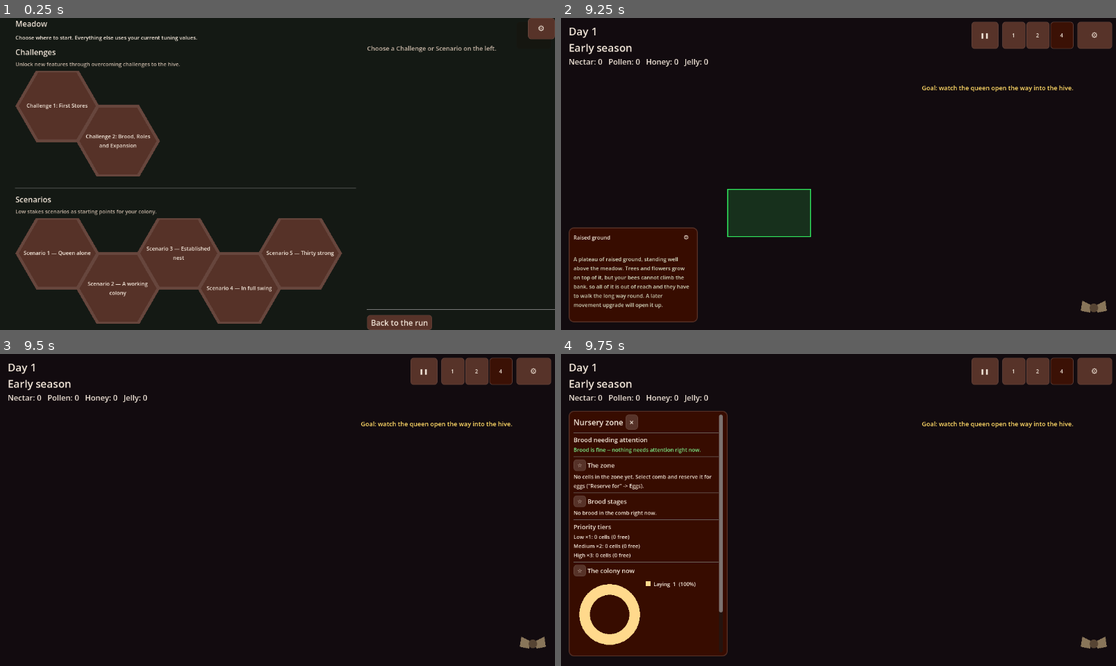
Above: before the commit, frames 1-4 (two rows, left to right).
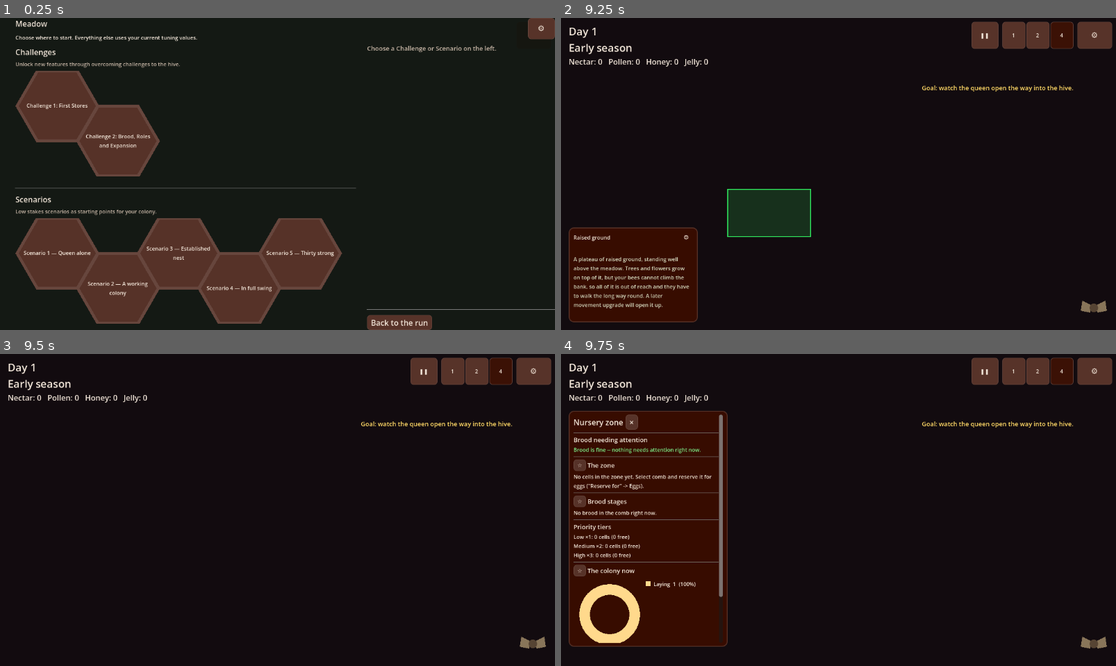
Above: after the commit, the same moments.

Repository: wonderburg7/meadow
Game: Godot game, scene res://scenes/Main.tscn
Two runs of this game, one before a commit and one after it. Both use one fixed random seed, a clock stepped at 60 frames per second and the inputs below.
Inputs (mouse positions are in pixels of both pictures, inside the frame that each line leads up to):
- Up to frame 1 (0.25 s): no input
- Up to frame 2 (9.25 s): click (616, 105) at 0.52 s; click "Start" at 1.25 s; click "⚙" at 2 s; click "Restart Run" at 2.75 s; click "❚❚" at 3.5 s; click "1" at 4.25 s; click "2" at 5 s; click "4" at 5.75 s; click (1093, 308) at 6.5 s; click "Dismiss" at 7.25 s; tap Enter at 8 s; move the mouse to (960, 158) at 8.02 s; hold Right 8.03-8.75 s; tap Tab at 8.1 s; click (960, 158) at 8.17 s; tap Space at 8.27, 8.57 s; drag from (727, 189) to (810, 236) at 8.77 s
- Up to frame 3 (9.5 s): no input
- Up to frame 4 (9.75 s): move the mouse to (894, 441) at 9.52 s; hold Right from 9.53 s (still down); tap N at 9.6 s

Frames 1-3 are identical in both runs. In frame 4, 1.0% of the frame differs, in the area x 1-31%, y 77-97%.

Commit message:
LAY-1: one owner for every persistent HUD rectangle
ui_layout.gd now returns each persistent panel's outer Rect2 (command
tray, summary panel, Gallerin, left-side windows) instead of separate
width/edge/height helpers, and a new ui_panel_layout.gd::apply() is the
one place that sizes a panel from its rect -- positioning/widthing it
directly, and for a scroll-backed panel, capping its scroll child's
custom_minimum_size at the chrome-trimmed budget or the content's own
minimum, whichever is smaller. hud.gd's selection-tray/command-tray
resize functions and colony/foraging/nursery panel's
_apply_left_window_rect all go through it now.

tests/source_checks.py gained check_panel_custom_min_size, which fails
on a computed custom_minimum_size assignment on a persistent panel or
its scroll container outside ui_panel_layout.gd -- the Cause 1 pattern
that let the summary panel push through the command tray's gap (C-18).

Completes plans/now/ui-layout-ownership.md, archived as
plans/archive/LAY-1_2026-09-08.md. Filed C-28 for Dave's hands-on pass,
including one deliberate behaviour change it should confirm: a
left-side window now also hugs its content instead of always filling
its available band, matching the command tray.

Co-Authored-By: Claude Sonnet 5 <noreply@anthropic.com>

Diff:
--- a/scripts/colony_panel.gd
+++ b/scripts/colony_panel.gd
@@ -18,6 +18,7 @@
 const UI = preload("res://scripts/ui.gd")
 const Roles = preload("res://scripts/roles.gd")
 const UiLayout = preload("res://scripts/ui_layout.gd")
+const UiPanelLayout = preload("res://scripts/ui_panel_layout.gd")
 const UiTheme = preload("res://scripts/ui_theme.gd")
 
 ## Emitted when a role tally is clicked. `focus` narrows foragers to one
@@ -388,11 +389,12 @@
 	]
 
 func _apply_left_window_rect() -> void:
-	var top := UiLayout.left_window_top(main.hud.corner_bottom())
-	panel.offset_top = top
-	scroll_container.custom_minimum_size.y = UiLayout.left_window_max_height(
-		get_viewport().get_visible_rect().size.y, top, main.hud.selection_panel_top()
+	var rect := UiLayout.left_window_rect(
+		get_viewport().get_visible_rect().size, panel.custom_minimum_size.x,
+		main.hud.corner_bottom(), main.hud.selection_panel_top()
 	)
+	panel.offset_top = rect.position.y
+	UiPanelLayout.apply(panel, scroll_container, rect)
 
 ## The bottom row (summary panel) changed height while this window may
 ## already be open -- reflow it rather than waiting for the next open().
--- a/scripts/foraging_panel.gd
+++ b/scripts/foraging_panel.gd
@@ -13,6 +13,7 @@
 
 const UI = preload("res://scripts/ui.gd")
 const UiLayout = preload("res://scripts/ui_layout.gd")
+const UiPanelLayout = preload("res://scripts/ui_panel_layout.gd")
 const UiTheme = preload("res://scripts/ui_theme.gd")
 
 var panel: PanelContainer
@@ -111,11 +112,12 @@
 	return body
 
 func _apply_left_window_rect() -> void:
-	var top := UiLayout.left_window_top(main.hud.corner_bottom())
-	panel.offset_top = top
-	scroll_container.custom_minimum_size.y = UiLayout.left_window_max_height(
-		get_viewport().get_visible_rect().size.y, top, main.hud.selection_panel_top()
+	var rect := UiLayout.left_window_rect(
+		get_viewport().get_visible_rect().size, panel.custom_minimum_size.x,
+		main.hud.corner_bottom(), main.hud.selection_panel_top()
 	)
+	panel.offset_top = rect.position.y
+	UiPanelLayout.apply(panel, scroll_container, rect)
 
 ## The bottom row (summary panel) changed height while this window may
 ## already be open -- reflow it rather than waiting for the next open().
--- a/scripts/hud.gd
+++ b/scripts/hud.gd
@@ -17,6 +17,7 @@
 const PerfBreakdown = preload("res://scripts/perf_breakdown.gd")
 const UiIcon = preload("res://scripts/ui_icon.gd")
 const UiLayout = preload("res://scripts/ui_layout.gd")
+const UiPanelLayout = preload("res://scripts/ui_panel_layout.gd")
 
 signal role_requested(role_name: String)
 signal view_toggle_requested()
@@ -2558,19 +2559,14 @@
 ## from content. See _build_selection_panel and the durable rule in
 ## UI_PLAN.md UI-B.
 func _apply_selection_tray_width() -> void:
-	var width: float = UiLayout.selection_tray_width(get_viewport().get_visible_rect().size.x)
-	selection_panel.custom_minimum_size.x = width
-	# custom_minimum_size is only a floor -- set the anchored panel's actual
-	# width too, so a wider-than-floor child (a soil button, an unwrapped
-	# word) cannot push it past the command tray's 16px gap (Dave, 8 Sep
-	# 2026, C-18).
-	selection_panel.size.x = width
+	var rect := UiLayout.summary_panel_rect(get_viewport().get_visible_rect().size)
+	UiPanelLayout.apply(selection_panel, null, rect)
 	if selection_column != null:
 		# Cap the column to the space inside the panel's own border and
 		# content margins, not the panel's outer width, so its content
 		# cannot raise the column's minimum width above what the panel has
 		# to give it.
-		selection_column.custom_minimum_size.x = maxf(0.0, width - UiLayout.panel_chrome_width())
+		selection_column.custom_minimum_size.x = maxf(0.0, rect.size.x - UiLayout.panel_chrome().x)
 
 ## The command tray is centred at half the viewport until its two side bands
 ## reach their minimum widths. The summary panel and Gallerin bubble derive
@@ -2585,9 +2581,8 @@
 	# Position first, then width: the tray is anchored bottom-left, so setting
 	# its explicit centred edge here also updates it on every viewport resize.
 	command_tray.offset_left = UiLayout.command_tray_left_edge(viewport_width)
-	# custom_minimum_size is only a floor.  Set this anchored control's actual
-	# width as well, then let its HFlow rows grow taller rather than wider.
-	command_tray.custom_minimum_size.x = tray_width
+	# Set this anchored control's actual width, then let its HFlow rows grow
+	# taller rather than wider.
 	command_tray.size.x = tray_width
 	command_columns.custom_minimum_size.x = 0.0
 	if cell_primary_columns != null:
@@ -2609,20 +2604,8 @@
 	_update_command_tray_width()
 	command_scroll.custom_minimum_size.y = 0.0
 	command_tray.reset_size()
-	var ceiling: float = UiLayout.command_tray_max_height(
-		get_viewport().get_visible_rect().size.y
-	)
-	# A PanelContainer cannot be made shorter than its content (set_size
-	# clamps up to the combined minimum), so the cap goes on the scroll
-	# region: it is the one child allowed to be smaller than what it holds.
-	# Measure command_content, not command_scroll: a ScrollContainer omits a
-	# child's minimum on the axis it scrolls, so get_combined_minimum_size()
-	# on command_scroll itself is ~0 however much the tray holds (Dave, 8 Sep
-	# 2026, C-18). ceiling is a budget for the panel's outer rectangle, so
-	# the panel's own chrome comes off before it caps content inside it.
-	var chrome: float = UiLayout.panel_chrome_height()
-	var content_height: float = command_content.get_combined_minimum_size().y
-	command_scroll.custom_minimum_size.y = minf(content_height, maxf(0.0, ceiling - chrome))
+	var rect := UiLayout.command_tray_rect(get_viewport().get_visible_rect().size)
+	UiPanelLayout.apply(command_tray, command_scroll, rect)
 	command_tray.reset_size()
 
 func set_winter_button_visible(value: bool) -> void:
--- a/scripts/nursery_panel.gd
+++ b/scripts/nursery_panel.gd
@@ -17,6 +17,7 @@
 const UI = preload("res://scripts/ui.gd")
 const Roles = preload("res://scripts/roles.gd")
 const UiLayout = preload("res://scripts/ui_layout.gd")
+const UiPanelLayout = preload("res://scripts/ui_panel_layout.gd")
 const UiTheme = preload("res://scripts/ui_theme.gd")
 
 signal closed()
@@ -278,11 +279,12 @@
 		open()
 
 func _apply_left_window_rect() -> void:
-	var top := UiLayout.left_window_top(main.hud.corner_bottom())
-	panel.offset_top = top
-	scroll_container.custom_minimum_size.y = UiLayout.left_window_max_height(
-		get_viewport().get_visible_rect().size.y, top, main.hud.selection_panel_top()
+	var rect := UiLayout.left_window_rect(
+		get_viewport().get_visible_rect().size, panel.custom_minimum_size.x,
+		main.hud.corner_bottom(), main.hud.selection_panel_top()
 	)
+	panel.offset_top = rect.position.y
+	UiPanelLayout.apply(panel, scroll_container, rect)
 
 ## The bottom row (summary panel) changed height while this window may
 ## already be open -- reflow it rather than waiting for the next open().
--- a/scripts/ui_layout.gd
+++ b/scripts/ui_layout.gd
@@ -12,15 +12,19 @@
 ## UI_PLAN.md section 14's acceptance criteria.
 const MIN_SUPPORTED_WIDTH := 800.0
 
-## Fixed left margin of the summary panel, and the shared clearance either
-## side of the command tray.
-const SELECTION_TRAY_LEFT_MARGIN := 16.0
-const SELECTION_TRAY_GAP := 16.0
+## One clearance value separates any two of the hierarchy's persistent
+## panels -- command tray, bottom-row side bands, left-side windows -- and
+## any one of them from a screen edge (plans/archive/LAY-1_2026-09-08.md,
+## "The hierarchy, decided"). The three names below keep every existing
+## call site working while leaving one number to change.
+const PANEL_GAP := 16.0
+const SELECTION_TRAY_LEFT_MARGIN := PANEL_GAP
+const SELECTION_TRAY_GAP := PANEL_GAP
 const SELECTION_TRAY_MIN_WIDTH := 160.0
 
 ## Shared bottom margin of the summary panel and the command tray, so the
 ## two sit level with each other.
-const BOTTOM_ROW_MARGIN := 16.0
+const BOTTOM_ROW_MARGIN := PANEL_GAP
 
 ## The command tray takes half the viewport until either side needs its
 ## minimum band. It never becomes narrower than a usable control row.
@@ -43,7 +47,7 @@
 	var floor_y: float = viewport_height
 	if bottom_row_top > 0.0:
 		floor_y = bottom_row_top
-	return maxf(120.0, floor_y - top - SELECTION_TRAY_GAP - panel_chrome_height())
+	return maxf(120.0, floor_y - top - SELECTION_TRAY_GAP - panel_chrome().y)
 
 ## The tallest the bottom-row command tray may be: everything between the
 ## top of the screen and its own bottom margin, less the shared clearance.
@@ -91,17 +95,53 @@
 static func gallerin_reserve_width(viewport_width: float) -> float:
 	return gallerin_bubble_width(viewport_width) + GallerinPanel.ICON_SIZE.x + GallerinPanel.BUBBLE_GAP + GallerinPanel.ICON_MARGIN
 
-## Vertical chrome UiTheme.panel_stylebox() adds around a panel's content:
-## top and bottom content margins plus the top and bottom border widths.
-## A budget for a panel's outer rectangle must subtract this before it is
-## applied to a control living inside that panel. LAY-1 will generalise
-## this and panel_chrome_width() into a single Vector2.
-static func panel_chrome_height() -> float:
+## Chrome UiTheme.panel_stylebox() adds around a panel's content -- content
+## margin plus border width, per axis. A budget for a panel's outer
+## rectangle must subtract this before it is applied to a control living
+## inside that panel; every such conversion goes through this rather than
+## writing the sum out again. See ui_panel_layout.gd::apply().
+static func panel_chrome() -> Vector2:
 	var box := UiTheme.panel_stylebox()
-	return box.content_margin_top + box.content_margin_bottom + box.border_width_top + box.border_width_bottom
+	return Vector2(
+		box.content_margin_left + box.content_margin_right + box.border_width_left + box.border_width_right,
+		box.content_margin_top + box.content_margin_bottom + box.border_width_top + box.border_width_bottom
+	)
 
-## Horizontal counterpart of panel_chrome_height(): left and right content
-## margins plus the left and right border widths.
-static func panel_chrome_width() -> float:
-	var box := UiTheme.panel_stylebox()
-	return box.content_margin_left + box.content_margin_right + box.border_width_left + box.border_width_right
+## --- persistent-rectangle owners ---------------------------------------
+## One function per rectangle in the hierarchy, each returning the panel's
+## outer Rect2 for a given viewport. The width/edge/height helpers above
+## are these functions' internals now -- a panel script calls one of the
+## four below and ui_panel_layout.gd::apply(), never the helpers directly.
+
+## The bottom-centre command tray: centred, sized by its own content up to
+## command_tray_max_height(). Rect.size.y is that ceiling, not the tray's
+## actual height -- the tray shrinks below it to fit shorter content, which
+## only apply()'s caller can measure (see hud.gd::_resize_command_tray).
+static func command_tray_rect(viewport_size: Vector2) -> Rect2:
+	var width := command_tray_width(viewport_size.x)
+	var height := command_tray_max_height(viewport_size.y)
+	return Rect2(command_tray_left_edge(viewport_size.x), viewport_size.y - BOTTOM_ROW_MARGIN - height, width, height)
+
+## The bottom-left summary panel: takes the width the tray leaves. Its
+## height is uncapped -- position.y/size.y are unused (0) placeholders, since
+## the panel auto-grows to its content on every axis apply() does not set
+## explicitly (see ui_panel_layout.gd::apply()'s no-scroll branch).
+static func summary_panel_rect(viewport_size: Vector2) -> Rect2:
+	return Rect2(SELECTION_TRAY_LEFT_MARGIN, 0.0, selection_tray_width(viewport_size.x), 0.0)
+
+## Dr Gallerin's bubble: the bottom-right counterpart of summary_panel_rect,
+## anchored from the tray's right edge rather than the left margin. Not yet
+## wired to a caller -- gallerin_panel.gd manages its own bottom-right
+## anchoring and keeps calling gallerin_bubble_width() directly.
+static func gallerin_rect(viewport_size: Vector2) -> Rect2:
+	var width := gallerin_bubble_width(viewport_size.x)
+	var right := viewport_size.x - (GallerinPanel.ICON_MARGIN + GallerinPanel.ICON_SIZE.x + GallerinPanel.BUBBLE_GAP)
+	return Rect2(right - width, 0.0, width, 0.0)
+
+## A left-side window (Colony/Foraging/Nursery): fixed width, x pinned at
+## the shared left margin, top and height following the corner readout and
+## the bottom row per left_window_top()/left_window_max_height().
+static func left_window_rect(viewport_size: Vector2, width: float, corner_bottom: float, bottom_row_top: float = 0.0) -> Rect2:
+	var top := left_window_top(corner_bottom)
+	var height := left_window_max_height(viewport_size.y, top, bottom_row_top)
+	return Rect2(SELECTION_TRAY_LEFT_MARGIN, top, width, height)
--- /dev/null
+++ b/scripts/ui_panel_layout.gd
@@ -0,0 +1,42 @@
+extends RefCounted
+## Applies a UiLayout outer-rectangle budget to a persistent HUD panel --
+## the floor/ceiling split each panel used to redo for itself, and
+## sometimes get wrong (plans/archive/LAY-1_2026-09-08.md's Cause 1-3).
+##
+## Usage: const UiPanelLayout = preload("res://scripts/ui_panel_layout.gd")
+
+const UiLayout = preload("res://scripts/ui_layout.gd")
+
+## rect is the panel's outer budget for this layout pass.
+##
+## offset_left/size.x are always set from rect -- the one axis every
+## persistent panel repositions and widths every call. The vertical axis is
+## never set here: a bottom-anchored panel (the command tray, the summary
+## panel) auto-grows to its content on that axis already, and a top-anchored
+## one (a left-side window) sets its own offset_top, since only its caller
+## knows whether that edge is free or pinned.
+##
+## scroll is the one control allowed to be smaller than its contents
+## (Cause 1): rect's chrome-trimmed size is a ceiling on its
+## custom_minimum_size, real because a ScrollContainer's own minimum on the
+## axis it scrolls is ~0 (Cause 2 -- never read that minimum through the
+## ScrollContainer itself; scroll.get_child(0) is what actually holds the
+## content). The panel hugs shorter content rather than always filling the
+## ceiling, so the budget is capped again at the child's own minimum height.
+## With no scroll, rect.size is set on the panel directly; below its
+## content's combined minimum this is a no-op (a Control cannot be sized
+## smaller than that), which is what makes it safe to call unconditionally
+## on a panel that auto-grows -- see hud.gd::_apply_selection_tray_width.
+static func apply(panel: PanelContainer, scroll: ScrollContainer, rect: Rect2) -> void:
+	panel.offset_left = rect.position.x
+	panel.size.x = rect.size.x
+	if scroll != null:
+		var budget: Vector2 = rect.size - UiLayout.panel_chrome()
+		budget.x = maxf(0.0, budget.x)
+		budget.y = maxf(0.0, budget.y)
+		var content := scroll.get_child(0) as Control
+		if content != null:
+			budget.y = minf(budget.y, content.get_combined_minimum_size().y)
+		scroll.custom_minimum_size = budget
+	else:
+		panel.size.y = rect.size.y
Not shown, changed: CLAUDE.md
Not shown, changed: FUNCTION_MAP.md
Not shown, changed: NEXTSTEPS.md
Not shown, changed: checks/ready.md
Not shown, added: plans/archive/LAY-1_2026-09-08.md
Not shown, changed: plans/now/ui.md
Not shown, changed: tests/source_checks.py
